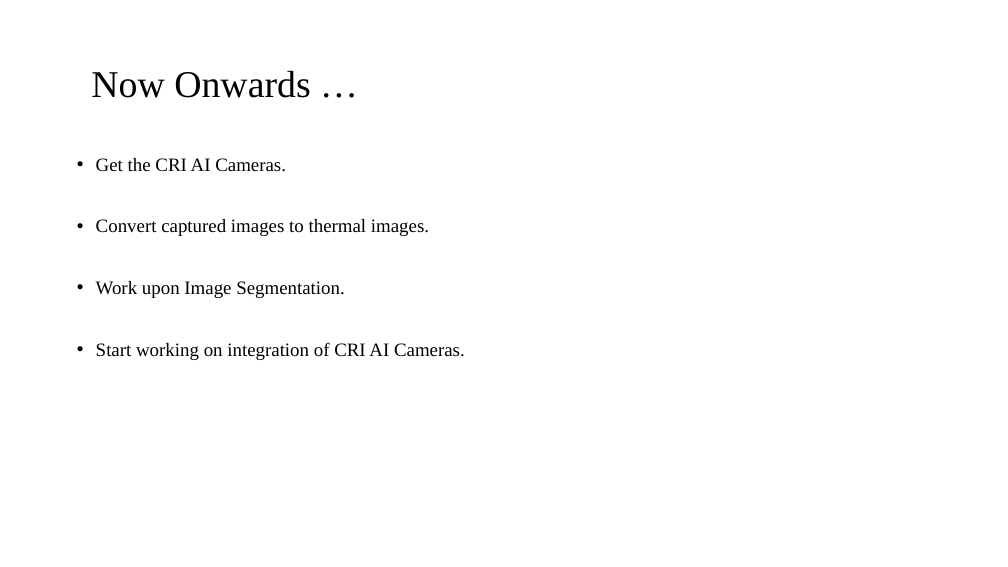
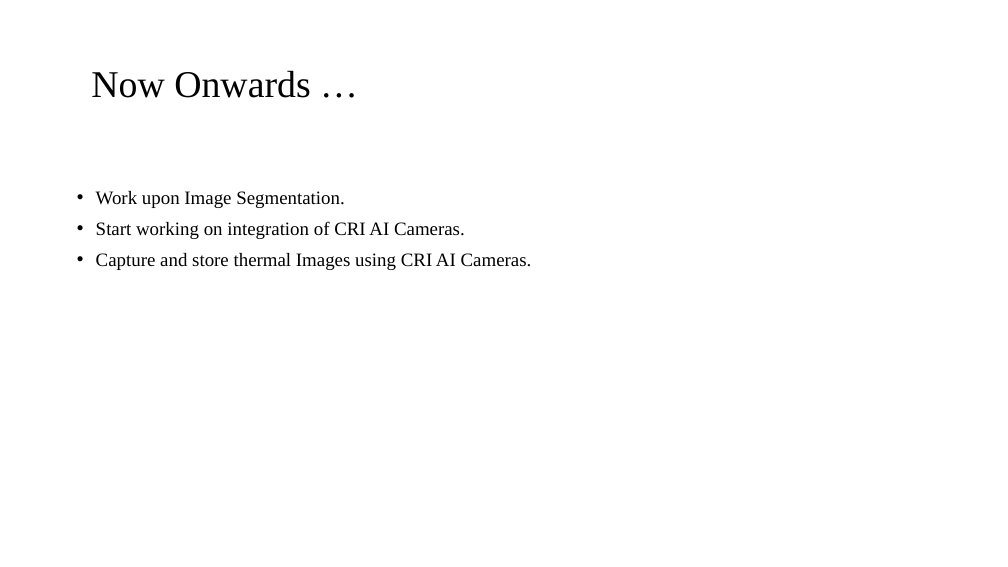
Before and after one commit to tilakpandya/Face_Recognition_Using_Thermal_Images, a slide deck: slide 10 of CRI AI Camaras.pptx (slide 9 before the commit). Drawn at 1008x567 pixels with LibreOffice and Linux fonts; fonts in the diff are those of the drawing; background and template pictures are left out. Boxes give left, top, right and bottom in pixels: in the first picture for what was removed or moved away, otherwise in the second. Text is boxed around its words. In the diff, an @@ line names an element or a change of style, - is before the commit and + after.

```diff
--- a/CRI AI Camaras.pptx
+++ b/CRI AI Camaras.pptx
@@ text at [96, 158, 429, 236]: paragraphs removed @@
-• Get the CRI AI Cameras.
-• Convert captured images to thermal images.
@@ text at [96, 253, 532, 270]: paragraph added @@
+• Capture and store thermal Images using CRI AI Cameras.
```
Also in this commit, not shown: 1 other slide changed, 1 slide added, 1 other file.
